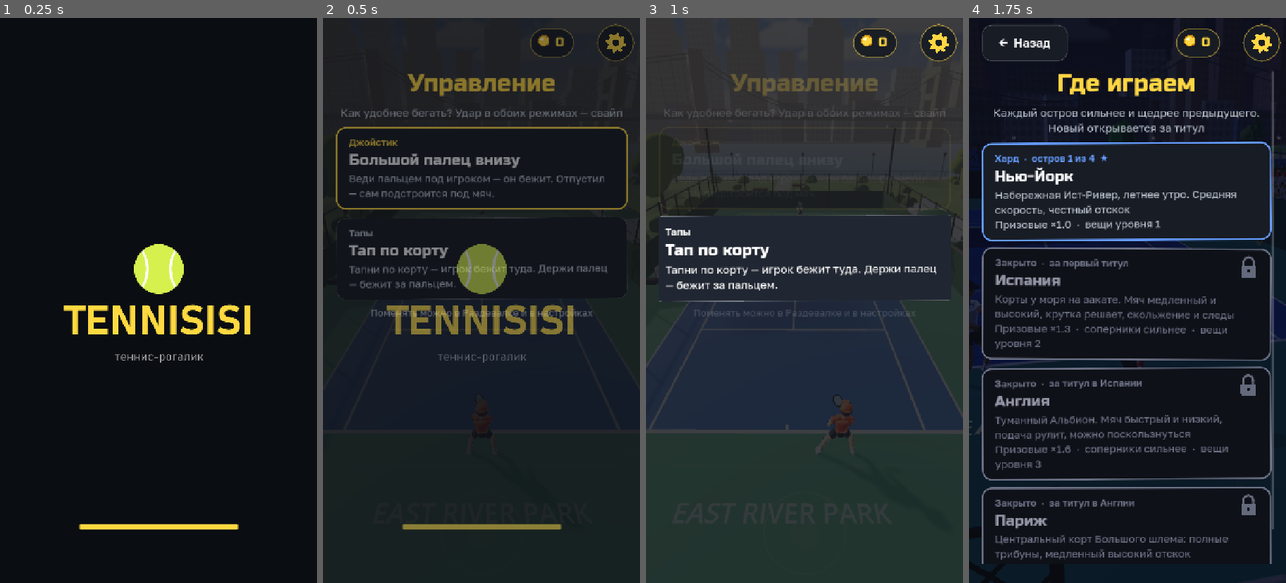
Above: before the commit, frames 1-4 (left to right).
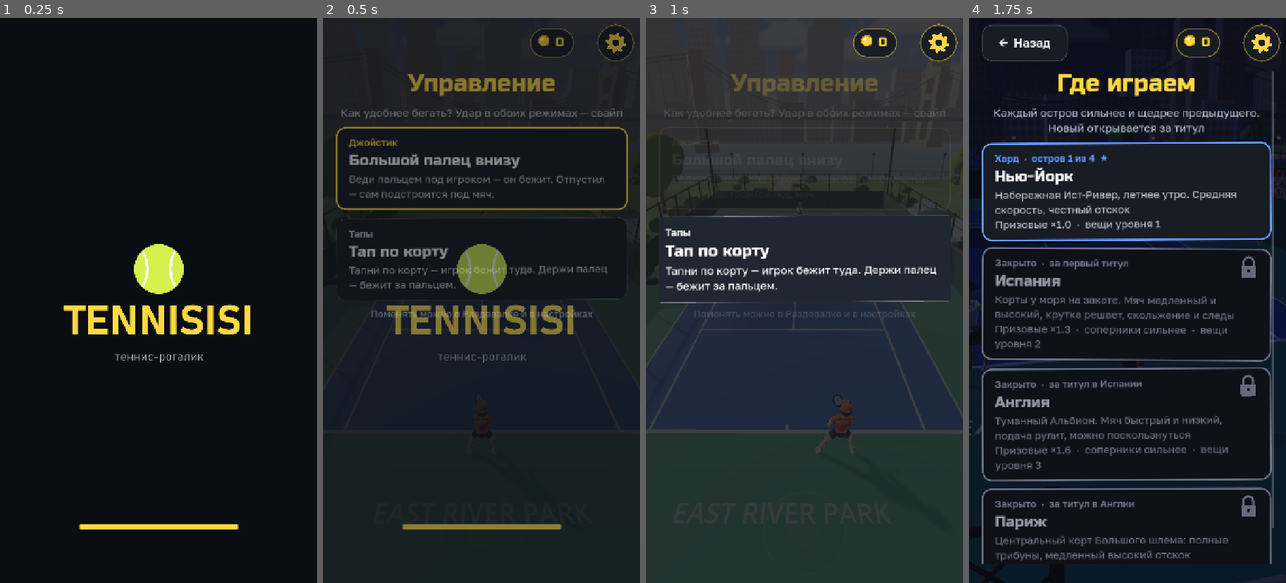
Above: after the commit, the same moments.

Repository: raqavifeb155-lgtm/tennisisi
Game: Godot game, scene res://scenes/main.tscn
Same seed, same stepped clock (60 frames per second), same inputs: the game is played once before the commit and once after it.
Inputs (mouse positions are in pixels of both pictures, inside the frame that each line leads up to):
- Up to frame 1 (0.25 s): no input
- Up to frame 2 (0.5 s): no input
- Up to frame 3 (1 s): move the mouse to (874, 272) at 0.52 s; hold D from 0.53 s (still down); click (874, 272) at 0.67 s
- Up to frame 4 (1.75 s): release D at 1.25 s; click "НОВАЯ ИГРА" at 1.25 s

Frame 1 is identical in both runs. In frame 2, 1.7% of the frame differs, in the area x 4-97%, y 21-54%; in frame 3, 1.5%; in frame 4, 4.5%, in the area x 4-97%, y 42-97%.

Commit message:
Fonts: a 4 KB symbols fallback (DejaVu subset) for ●○★✓ arrows suits and the minus sign — the web build has no system fonts; the islands' lock is ✕

Diff:
--- a/scripts/club/club_screens.gd
+++ b/scripts/club/club_screens.gd
@@ -106,6 +106,6 @@
 			b.pressed.connect(func() -> void: ui._press(b, "location", i))
 		else:
 			var h: String = hint.call(id)
-			var b := ui._row("🔒  %s" % l["name"], h if h != "" else "закрыто", "location")
+			var b := ui._row("✕  %s" % l["name"], h if h != "" else "закрыто", "location")
 			b.disabled = true
 			b.modulate.a = 0.6
--- a/scripts/ui/ui_theme.gd
+++ b/scripts/ui/ui_theme.gd
@@ -79,10 +79,25 @@
 	return _text_bold
 
 
+## Symbols the two faces lack (●, ○, ★, ✓, ▸, arrows, card suits, the minus sign): a
+## subset of DejaVu Sans (free licence, CREDITS.md). The web build has no system fonts
+## to fall back on, so without it those glyphs come out as boxes on phones.
+const SYMBOLS := "res://assets/fonts/Symbols.ttf"
+static var _symbols: Font
+
+
+static func symbols() -> Font:
+	if _symbols == null and ResourceLoader.exists(SYMBOLS):
+		_symbols = load(SYMBOLS)
+	return _symbols
+
+
 static func _load(path: String, weight: int) -> Font:
 	if not ResourceLoader.exists(path):
 		return ThemeDB.fallback_font
 	var base: Font = load(path)
+	if base is FontFile and symbols() != null and (base as FontFile).fallbacks.is_empty():
+		(base as FontFile).fallbacks = [symbols()]
 	if weight <= 0:
 		return base
 	var v := FontVariation.new()
Binary file added: assets/fonts/Symbols.ttf
Not shown, added: assets/fonts/Symbols.ttf.import
Not shown, changed: CREDITS.md
